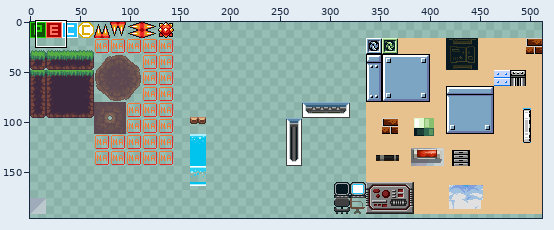
Edited in one commit: sprite sheet (Mushketeers.gmx/background/images/sprTiles.png). Above, an overview of the earlier version with the close-up marked.
Close-up. Before:
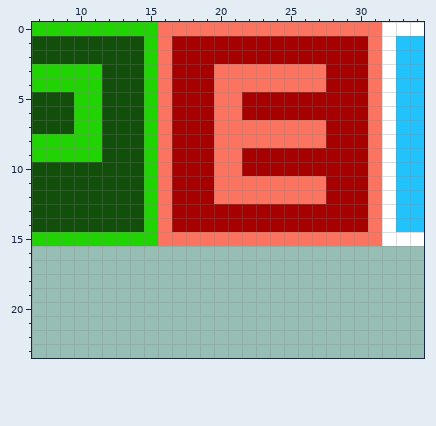
The file is 512x256 pixels. Colours within 5 levels of each other are drawn and written as one. Shown: x 7..34, y 0..23. The wide view leaves out empty margins.
After the commit:
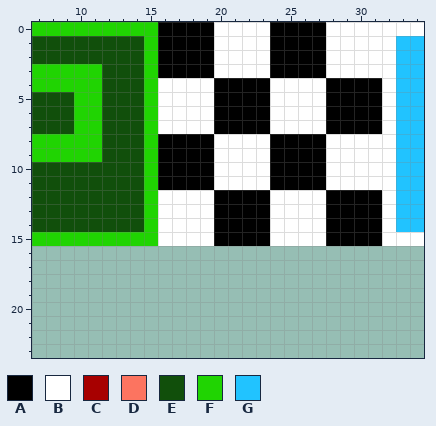
Palette (. is transparent): A #000000  B #ffffff  C #a70000  D #fc7460  E #114f0b  F #20d402  G #21c3ff
Edits made:
{"y":0,"x":16,"old":"DDDDDDDDDDDDDDDD","new":"AAAABBBBAAAABBBB"}
{"y":1,"x":16,"old":"DCCCCCCCCCCCCCCD","new":"AAAABBBBAAAABBBB"}
{"y":2,"x":16,"old":"DCCCCCCCCCCCCCCD","new":"AAAABBBBAAAABBBB"}
{"y":3,"x":16,"old":"DCCCDDDDDDDDCCCD","new":"AAAABBBBAAAABBBB"}
{"y":4,"x":16,"old":"DCCCDDDDDDDDCCCD","new":"BBBBAAAABBBBAAAA"}
{"y":5,"x":16,"old":"DCCCDDCCCCCCCCCD","new":"BBBBAAAABBBBAAAA"}
{"y":6,"x":16,"old":"DCCCDDCCCCCCCCCD","new":"BBBBAAAABBBBAAAA"}
{"y":7,"x":16,"old":"DCCCDDDDDDDDCCCD","new":"BBBBAAAABBBBAAAA"}
{"y":8,"x":16,"old":"DCCCDDDDDDDDCCCD","new":"AAAABBBBAAAABBBB"}
{"y":9,"x":16,"old":"DCCCDDCCCCCCCCCD","new":"AAAABBBBAAAABBBB"}
{"y":10,"x":16,"old":"DCCCDDCCCCCCCCCD","new":"AAAABBBBAAAABBBB"}
{"y":11,"x":16,"old":"DCCCDDDDDDDDCCCD","new":"AAAABBBBAAAABBBB"}
{"y":12,"x":16,"old":"DCCCDDDDDDDDCCCD","new":"BBBBAAAABBBBAAAA"}
{"y":13,"x":16,"old":"DCCCCCCCCCCCCCCD","new":"BBBBAAAABBBBAAAA"}
{"y":14,"x":16,"old":"DCCCCCCCCCCCCCCD","new":"BBBBAAAABBBBAAAA"}
{"y":15,"x":16,"old":"DDDDDDDDDDDDDDDD","new":"BBBBAAAABBBBAAAA"}
